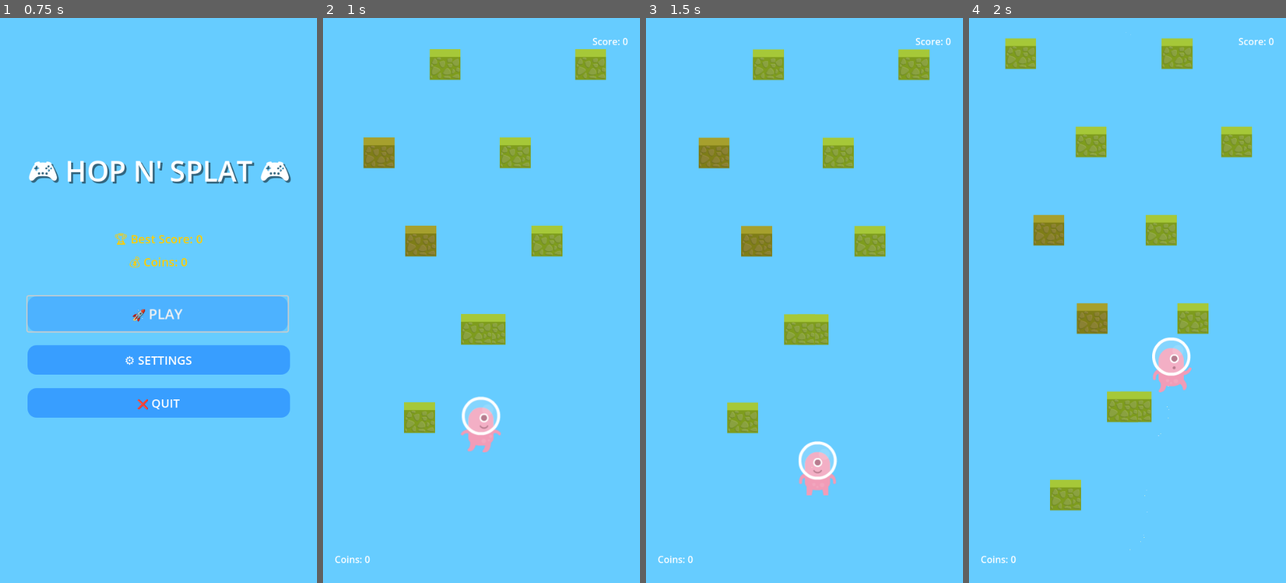
Above: before the commit, frames 1-4 (left to right).
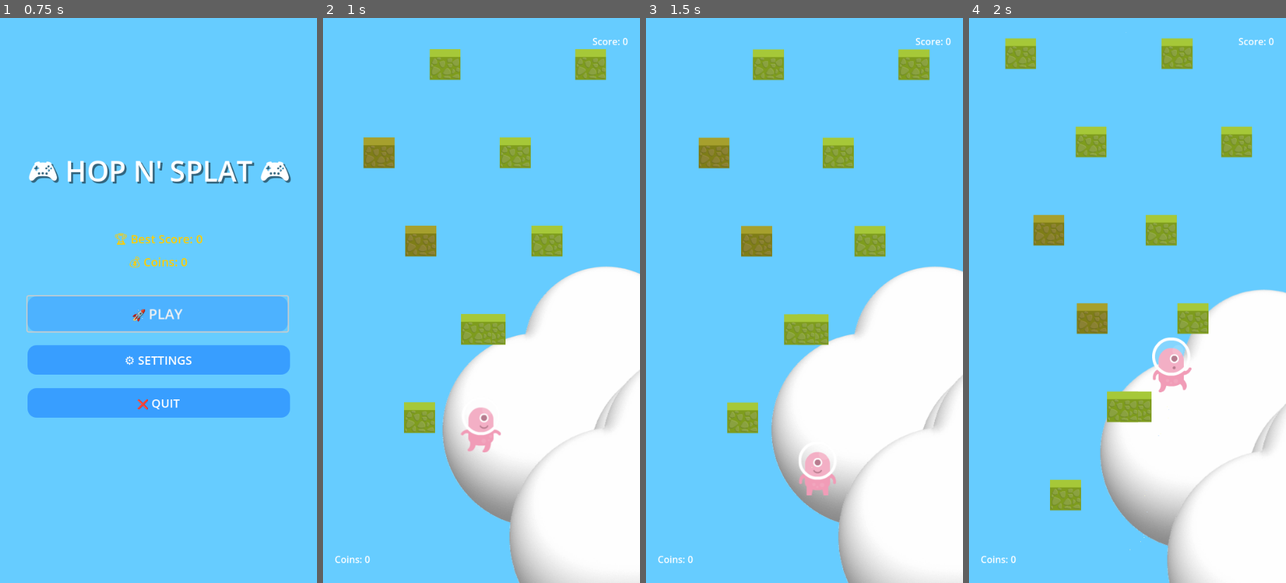
Above: after the commit, the same moments.

Repository: jeanleonhirwa/hopnsplat
Game: Godot game, scene res://scenes/MainMenu.tscn
Same seed, same stepped clock (60 frames per second), same inputs: the game is played once before the commit and once after it.
Inputs (mouse positions are in pixels of both pictures, inside the frame that each line leads up to):
- Up to frame 1 (0.75 s): click "🚀 PLAY" at 0.5 s
- Up to frame 2 (1 s): no input
- Up to frame 3 (1.5 s): tap Enter (ui_accept) at 1.25 s; move the mouse to (874, 272) at 1.27 s; hold Right (ui_right) from 1.28 s (still down); click (874, 272) at 1.42 s
- Up to frame 4 (2 s): keep holding Right (ui_right); tap Enter (ui_accept) at 1.52 s

Frame 1 is identical in both runs. In frame 2, 26% of the frame differs, in the area x 37-100%, y 44-100%; in frame 3, 25%; in frame 4, 22%.

Commit message:
Twelventh commit: trying to fix clouds

Diff:
--- a/scenes/Main.tscn
+++ b/scenes/Main.tscn
@@ -28,27 +28,6 @@
 
 [node name="CloudLayer" type="ParallaxLayer" parent="ParallaxBackground"]
 motion_scale = Vector2(0.3, 0.3)
-
-[node name="Cloud1" type="ColorRect" parent="ParallaxBackground/CloudLayer"]
-offset_left = 50.0
-offset_top = 100.0
-offset_right = 150.0
-offset_bottom = 150.0
-color = Color(1, 1, 1, 0.8)
-
-[node name="Cloud2" type="ColorRect" parent="ParallaxBackground/CloudLayer"]
-offset_left = 300.0
-offset_top = 200.0
-offset_right = 450.0
-offset_bottom = 250.0
-color = Color(1, 1, 1, 0.7)
-
-[node name="Cloud3" type="ColorRect" parent="ParallaxBackground/CloudLayer"]
-offset_left = 100.0
-offset_top = 400.0
-offset_right = 200.0
-offset_bottom = 440.0
-color = Color(1, 1, 1, 0.6)
 
 [node name="MidLayer" type="ParallaxLayer" parent="ParallaxBackground"]
 motion_scale = Vector2(0, 0)
--- a/scripts/background_animator.gd
+++ b/scripts/background_animator.gd
@@ -7,30 +7,75 @@
 var clouds: Array = []
 var cloud_speed: float = 20.0
 var cloud_spawn_timer: float = 0.0
-var cloud_spawn_interval: float = 3.0
+var cloud_spawn_interval: float = 5.0
+var cloud_texture: Texture2D
 
 # Particle systems
 @onready var ambient_particles = $AmbientParticles
 
 func _ready():
-	# Find all cloud elements
-	find_clouds()
-
-	# Setup ambient particles
+	# Load cloud texture
+	cloud_texture = preload("res://assets/items/cloud.png")
+	print("Cloud texture loaded: ", cloud_texture != null)
+	if cloud_texture:
+		print("Texture size: ", cloud_texture.get_size())
+
+	# Wait a frame before setting up clouds to ensure scene is ready
+	await get_tree().process_frame
+
+	# Initialize cloud system
+	setup_clouds()
 	setup_ambient_particles()
 
 	print("Background animator initialized")
 
-func find_clouds():
-	"""Find all cloud elements in the scene"""
+func setup_clouds():
+	"""Initialize cloud system with PNG texture"""
 	var parallax_bg = get_node("../ParallaxBackground")
 	if parallax_bg:
 		var cloud_layer = parallax_bg.get_node("CloudLayer")
 		if cloud_layer:
-			for child in cloud_layer.get_children():
-				if "Cloud" in child.name:
-					clouds.append(child)
-					print("Found cloud: ", child.name)
+			print("Cloud layer found, creating clouds...")
+			# Create initial clouds with texture - on screen positions
+			spawn_cloud_at_position(cloud_layer, Vector2(100, 150))
+			spawn_cloud_at_position(cloud_layer, Vector2(350, 200))
+			spawn_cloud_at_position(cloud_layer, Vector2(200, 250))
+			print("Created ", clouds.size(), " clouds")
+		else:
+			print("CloudLayer not found!")
+	else:
+		print("ParallaxBackground not found!")
+
+func spawn_cloud_at_position(parent: Node, pos: Vector2):
+	"""Create a new cloud using the PNG texture"""
+	if not cloud_texture:
+		print("Cloud texture not loaded!")
+		return
+
+	var cloud = TextureRect.new()
+	cloud.texture = cloud_texture
+	cloud.position = pos
+
+	# Set explicit size based on texture - make them much larger
+	var texture_size = cloud_texture.get_size()
+	cloud.size = texture_size * 0.8  # Much larger size
+	cloud.modulate = Color(1, 1, 1, 1.0)  # Fully opaque for testing
+
+	# Add random variation
+	var scale_factor = randf_range(0.8, 1.2)
+	cloud.size *= scale_factor
+
+	# Ensure visibility - try different settings
+	cloud.visible = true
+	cloud.z_index = 10  # Much higher z-index
+	cloud.mouse_filter = Control.MOUSE_FILTER_IGNORE  # Don't block mouse
+
+	# Debug texture info
+	print("Texture size: ", texture_size, " Final cloud size: ", cloud.size)
+
+	parent.add_child(cloud)
+	clouds.append(cloud)
+	print("Spawned cloud at position: ", pos, " with size: ", cloud.size, " visible: ", cloud.visible)
 
 func setup_ambient_particles():
 	"""Setup ambient particle effects"""
@@ -66,19 +111,29 @@
 			# Move clouds horizontally
 			cloud.position.x += cloud_speed * delta
 
-			# Wrap around screen
+			# Wrap around screen - keep clouds on screen
 			if cloud.position.x > 600:
-				cloud.position.x = -100
+				cloud.position.x = -50  # Start just off-screen left
 				# Randomize vertical position
 				cloud.position.y = randf_range(50, 400)
 
 func update_cloud_spawning(delta):
-	"""Handle dynamic cloud spawning"""
+	"""Spawn new clouds periodically"""
 	cloud_spawn_timer += delta
 
 	if cloud_spawn_timer >= cloud_spawn_interval:
 		cloud_spawn_timer = 0.0
-		spawn_dynamic_cloud()
+		spawn_new_cloud()
+
+func spawn_new_cloud():
+	"""Create and spawn a new cloud using PNG texture"""
+	var parallax_bg = get_node("../ParallaxBackground")
+	if parallax_bg:
+		var cloud_layer = parallax_bg.get_node("CloudLayer")
+		if cloud_layer:
+			# Spawn cloud on-screen in visible area
+			var spawn_pos = Vector2(randf_range(50, 450), randf_range(50, 400))
+			spawn_cloud_at_position(cloud_layer, spawn_pos)
 
 func spawn_dynamic_cloud():
 	"""Spawn a new dynamic cloud"""
